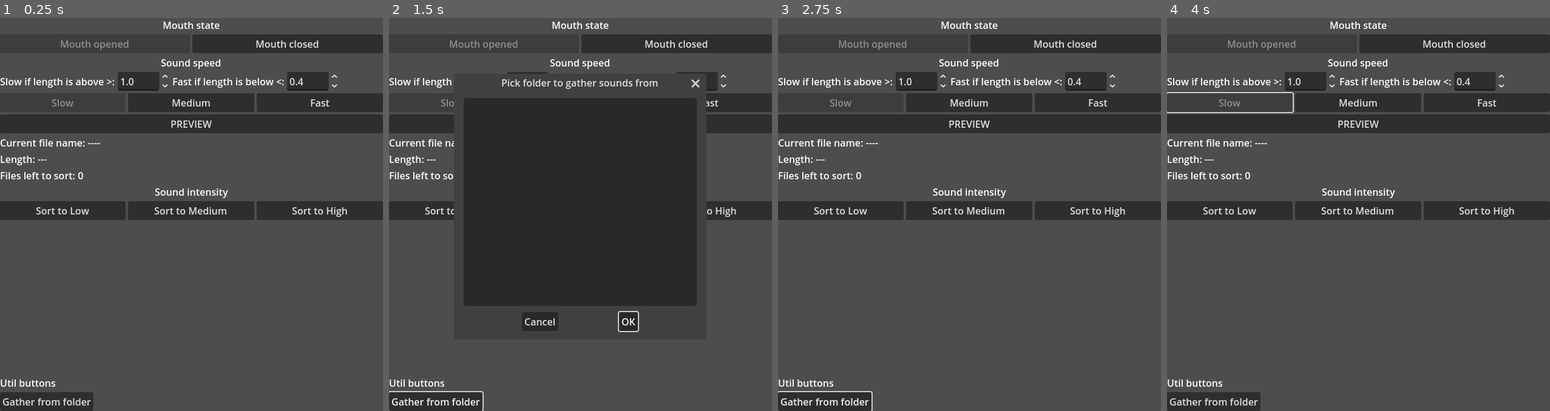
Above: before the commit, frames 1-4 (left to right).
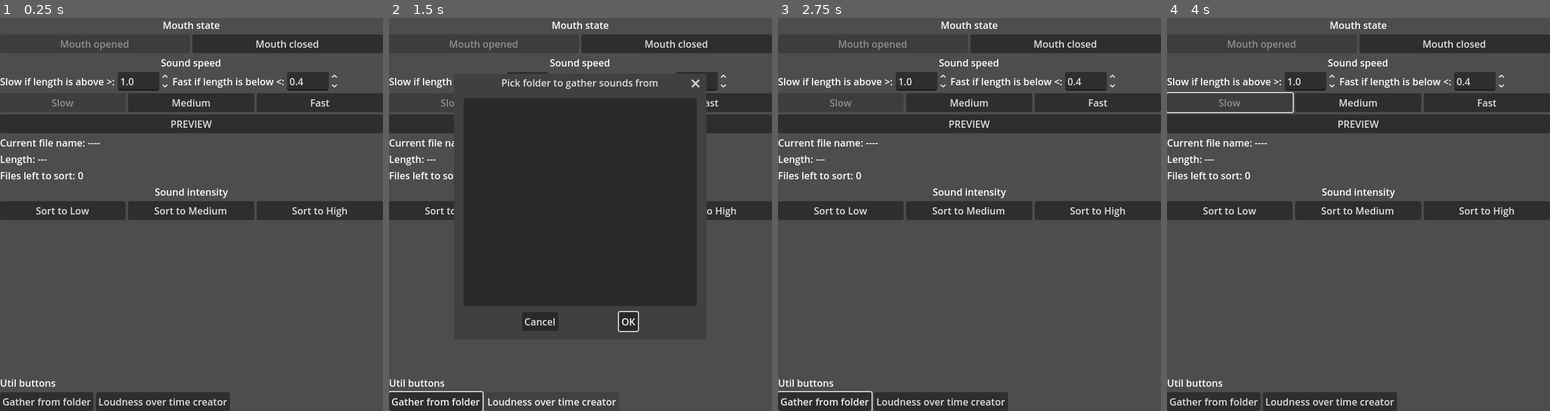
Above: after the commit, the same moments.

Repository: Alexofp/LewdAudioSorter
Game: Godot game, scene res://main_screen.tscn
The game is run twice, just before and just after one commit, with the same random seed, the same clock (stepped at 60 frames per second) and the same inputs.
Inputs (mouse positions are in pixels of both pictures, inside the frame that each line leads up to):
- Up to frame 1 (0.25 s): no input
- Up to frame 2 (1.5 s): click "Gather from folder" at 0.5 s; click (553, 403) at 1.25 s, where only the run after the commit has a clickable "Loudness over time creator"
- Up to frame 3 (2.75 s): click "OK" at 2 s
- Up to frame 4 (4 s): click "Medium" at 2.75 s; click "Slow" at 3.5 s

The runs differ from the first frame. In frame 1, 1.6% of the frame differs, in the area x 25-61%, y 95-100%; in frame 2, 0.3%; in frame 3, 1.6%; in frame 4, 1.6%.

Commit message:
Loudness over time creator

Diff:
--- /dev/null
+++ b/SoundLoudnessResource.gd
@@ -0,0 +1,5 @@
+extends Resource
+class_name SoundLoudnessResource
+
+@export var frameTime:float = 0.1
+@export var data:Array[float] = []
--- a/default_bus_layout.tres
+++ b/default_bus_layout.tres
@@ -1,4 +1,8 @@
-[gd_resource type="AudioBusLayout" format=3 uid="uid://d1p2nseu5yj22"]
+[gd_resource type="AudioBusLayout" load_steps=2 format=3 uid="uid://d1p2nseu5yj22"]
+
+[sub_resource type="AudioEffectSpectrumAnalyzer" id="AudioEffectSpectrumAnalyzer_j3pel"]
+resource_name = "SpectrumAnalyzer"
+buffer_length = 0.1
 
 [resource]
 bus/1/name = &"Sounds"
@@ -7,6 +11,8 @@
 bus/1/bypass_fx = false
 bus/1/volume_db = 0.0
 bus/1/send = &"Master"
+bus/1/effect/0/effect = SubResource("AudioEffectSpectrumAnalyzer_j3pel")
+bus/1/effect/0/enabled = true
 bus/2/name = &"Voice"
 bus/2/solo = false
 bus/2/mute = false
--- /dev/null
+++ b/loudness_creator.gd
@@ -0,0 +1,154 @@
+extends Control
+@onready var sound_item_list: ItemList = %SoundItemList
+var soundPaths:Array = []
+
+var spectrum:AudioEffectSpectrumAnalyzerInstance
+@onready var calculate_button: Button = %CalculateButton
+@onready var calculate_all_button: Button = %CalculateAllButton
+
+
+func _ready() -> void:
+	updateSoundList()
+
+	spectrum = AudioServer.get_bus_effect_instance(1, 0)
+
+func updateSoundList():
+	sound_item_list.clear()
+
+	soundPaths = getAllSoundPathsFromFolder(getBaseSoundFolder())
+	for path in soundPaths:
+		sound_item_list.add_item(path.get_file())
+
+func getBaseSoundFolder() -> String:
+	var theFolder:String = OS.get_executable_path().get_base_dir()
+	return theFolder
+
+func getAllSoundPathsFromFolder(_folder:String, _extentions:Array = ["ogg", "wav", "mp3"]) -> Array:
+	var result:Array = []
+
+	var dir = DirAccess.open(_folder)
+	if dir:
+		dir.list_dir_begin()
+		var file_name = dir.get_next()
+		while file_name != "":
+			if dir.current_is_dir():
+				pass
+				#print("Found directory: " + file_name)
+			else:
+				if(file_name.get_extension() in _extentions):
+					var full_path = _folder.path_join(file_name)
+					result.append(full_path)
+			file_name = dir.get_next()
+
+	return result
+
+var currentResource:SoundLoudnessResource
+var currentSoundPath:String = ""
+
+var pickedFrameTime:float = 1.0/10.0
+func _on_calculate_button_pressed() -> void:
+	if(stepAmount > 0):
+		print("We're busy!")
+		return
+	if(sound_item_list.get_selected_items().is_empty()):
+		return
+	var thePath:String = soundPaths[sound_item_list.get_selected_items()[0]]
+
+	var theSound:AudioStream = loadSound(thePath)
+	var theLen:float = theSound.get_length()
+
+	Audio.playSound(theSound)
+	workTime = pickedFrameTime
+	stepAmount = int(ceil(theLen / pickedFrameTime))
+	currentResource = SoundLoudnessResource.new()
+	currentResource.frameTime = pickedFrameTime
+	currentSoundPath = thePath
+	calculate_button.disabled = true
+	calculate_all_button.disabled = true
+
+var scanAllMode:bool = false
+var scanAllIndx:int = 0
+
+var stepAmount:int = 0
+var workTime:float = 0.0
+
+func _process(_delta: float) -> void:
+	#calcMaxEnergy()
+	#print(calcMaxEnergy())
+	if(stepAmount > 0):
+		if(workTime <= 0.0):
+			workTime += pickedFrameTime
+			var energy := calcMaxEnergy()
+			#print(energy)
+			currentResource.data.append(energy)
+			stepAmount -= 1
+			if(stepAmount <= 0):
+				#print("DONE")
+				calculate_button.disabled = false
+				calculate_all_button.disabled = false
+				#ResourceSaver.save(currentResource, currentSoundPath+".tres")
+				var _data:Dictionary = {
+					frameTime = currentResource.frameTime,
+					data = currentResource.data,
+				}
+				var file := FileAccess.open(currentSoundPath+".loud", FileAccess.WRITE)
+				file.store_string(var_to_str(_data))
+
+				if(scanAllMode):
+					batchScanDo()
+				return
+		workTime -= _delta
+
+func calcMaxEnergy() -> float:
+	#if(true):
+		#
+		##print(spectrum.get_magnitude_for_frequency_range(0.0, 11050.0))
+		#var magnitude:= spectrum.get_magnitude_for_frequency_range(0.0, 11050.0).length()
+		#var energy := linear_to_db(magnitude)
+		#return energy
+	var maxEnergy:float = -9999.0
+	const VU_COUNT = 16
+	const FREQ_MAX = 11050.0
+	const MIN_DB = 60
+
+	var prev_hz:float= 0.0
+
+	for _i in range(VU_COUNT+1):
+		var hz:float = _i * FREQ_MAX / VU_COUNT
+		var magnitude:= spectrum.get_magnitude_for_frequency_range(prev_hz, hz).length()
+		#var energy := linear_to_db(magnitude)
+		var energy := clampf((MIN_DB + linear_to_db(magnitude)) / MIN_DB, 0, 1)
+		#var height := energy * HEIGHT * HEIGHT_SCALE
+		if(energy > maxEnergy):
+			maxEnergy = energy
+		prev_hz = hz
+	return maxEnergy
+
+func loadSound(_path:String) -> AudioStream:
+	var theSound:AudioStream
+	var theExt:String = _path.get_extension()
+	if(theExt == "ogg"):
+		theSound = AudioStreamOggVorbis.load_from_file(_path)
+	if(theExt == "wav"):
+		theSound = AudioStreamWAV.load_from_file(_path)
+	if(theExt == "mp3"):
+		theSound = AudioStreamMP3.load_from_file(_path)
+	return theSound
+
+func batchScanDo():
+	if(scanAllIndx >= soundPaths.size()):
+		scanAllMode = false
+		#print("DONE BATCH!")
+		return
+	sound_item_list.select(scanAllIndx)
+	_on_calculate_button_pressed()
+	scanAllIndx += 1
+
+func _on_calculate_all_button_pressed() -> void:
+	scanAllMode = true
+	if(sound_item_list.get_selected_items().size() > 0):
+		scanAllIndx = sound_item_list.get_selected_items()[0]
+	else:
+		scanAllIndx = 0
+
+	batchScanDo()
--- /dev/null
+++ b/loudness_creator.tscn
@@ -0,0 +1,38 @@
+[gd_scene load_steps=2 format=3 uid="uid://b88212vhjrfit"]
+
+[ext_resource type="Script" uid="uid://cmb0flin16ca3" path="res://loudness_creator.gd" id="1_xnx5r"]
+
+[node name="LoudnessCreator" type="Control"]
+layout_mode = 3
+anchors_preset = 15
+anchor_right = 1.0
+anchor_bottom = 1.0
+grow_horizontal = 2
+grow_vertical = 2
+script = ExtResource("1_xnx5r")
+
+[node name="VBoxContainer" type="VBoxContainer" parent="."]
+layout_mode = 1
+anchors_preset = 15
+anchor_right = 1.0
+anchor_bottom = 1.0
+grow_horizontal = 2
+grow_vertical = 2
+
+[node name="SoundItemList" type="ItemList" parent="VBoxContainer"]
+unique_name_in_owner = true
+layout_mode = 2
+size_flags_vertical = 3
+
+[node name="CalculateButton" type="Button" parent="VBoxContainer"]
+unique_name_in_owner = true
+layout_mode = 2
+text = "Calculate loudness over time (.loud file)"
+
+[node name="CalculateAllButton" type="Button" parent="VBoxContainer"]
+unique_name_in_owner = true
+layout_mode = 2
+text = "Batch calculate!"
+
+[connection signal="pressed" from="VBoxContainer/CalculateButton" to="." method="_on_calculate_button_pressed"]
+[connection signal="pressed" from="VBoxContainer/CalculateAllButton" to="." method="_on_calculate_all_button_pressed"]
--- a/main_screen.gd
+++ b/main_screen.gd
@@ -277,3 +277,15 @@
 	if(DirAccess.rename_absolute(soundPath, finalTargetPath) == OK):
 		if(FileAccess.file_exists(soundPath+".import")):
 			DirAccess.rename_absolute(soundPath+".import", finalTargetPath+".import")
+
+var loudnessCreatorScene := preload("res://loudness_creator.tscn")
+
+func _on_loudness_creator_button_pressed() -> void:
+	var newWindow := Window.new()
+
+	get_tree().root.add_child(newWindow)
+
+	newWindow.add_child(loudnessCreatorScene.instantiate())
+	newWindow.close_requested.connect(func(): newWindow.queue_free())
+
+	newWindow.popup_centered(Vector2i(int(size.x), int(size.y))-Vector2i(0, 50))
--- a/main_screen.tscn
+++ b/main_screen.tscn
@@ -150,6 +150,10 @@
 layout_mode = 2
 text = "Gather from folder"
 
+[node name="LoudnessCreatorButton" type="Button" parent="VBoxContainer/HBoxContainer5"]
+layout_mode = 2
+text = "Loudness over time creator"
+
 [node name="GatherFolderWindow" type="ConfirmationDialog" parent="."]
 unique_name_in_owner = true
 title = "Pick folder to gather sounds from"
@@ -175,4 +179,5 @@
 [connection signal="pressed" from="VBoxContainer/HBoxContainer2/IntensityMediumButton" to="." method="_on_intensity_medium_button_pressed"]
 [connection signal="pressed" from="VBoxContainer/HBoxContainer2/IntensityHighButton" to="." method="_on_intensity_high_button_pressed"]
 [connection signal="pressed" from="VBoxContainer/HBoxContainer5/GatherFromFolderButton" to="." method="_on_gather_from_folder_button_pressed"]
+[connection signal="pressed" from="VBoxContainer/HBoxContainer5/LoudnessCreatorButton" to="." method="_on_loudness_creator_button_pressed"]
 [connection signal="confirmed" from="GatherFolderWindow" to="." method="_on_gather_folder_window_confirmed"]
--- a/project.godot
+++ b/project.godot
@@ -18,6 +18,7 @@
 [display]
 
 window/size/viewport_width=631
+window/subwindows/embed_subwindows=false
 
 [rendering]
 
Not shown, added: SoundLoudnessResource.gd.uid
Not shown, added: loudness_creator.gd.uid
